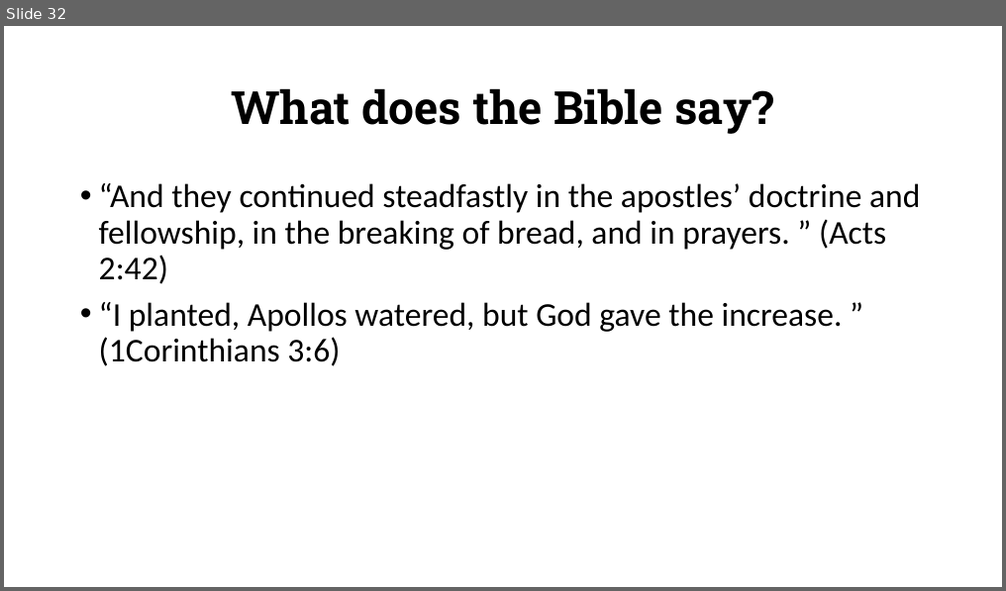
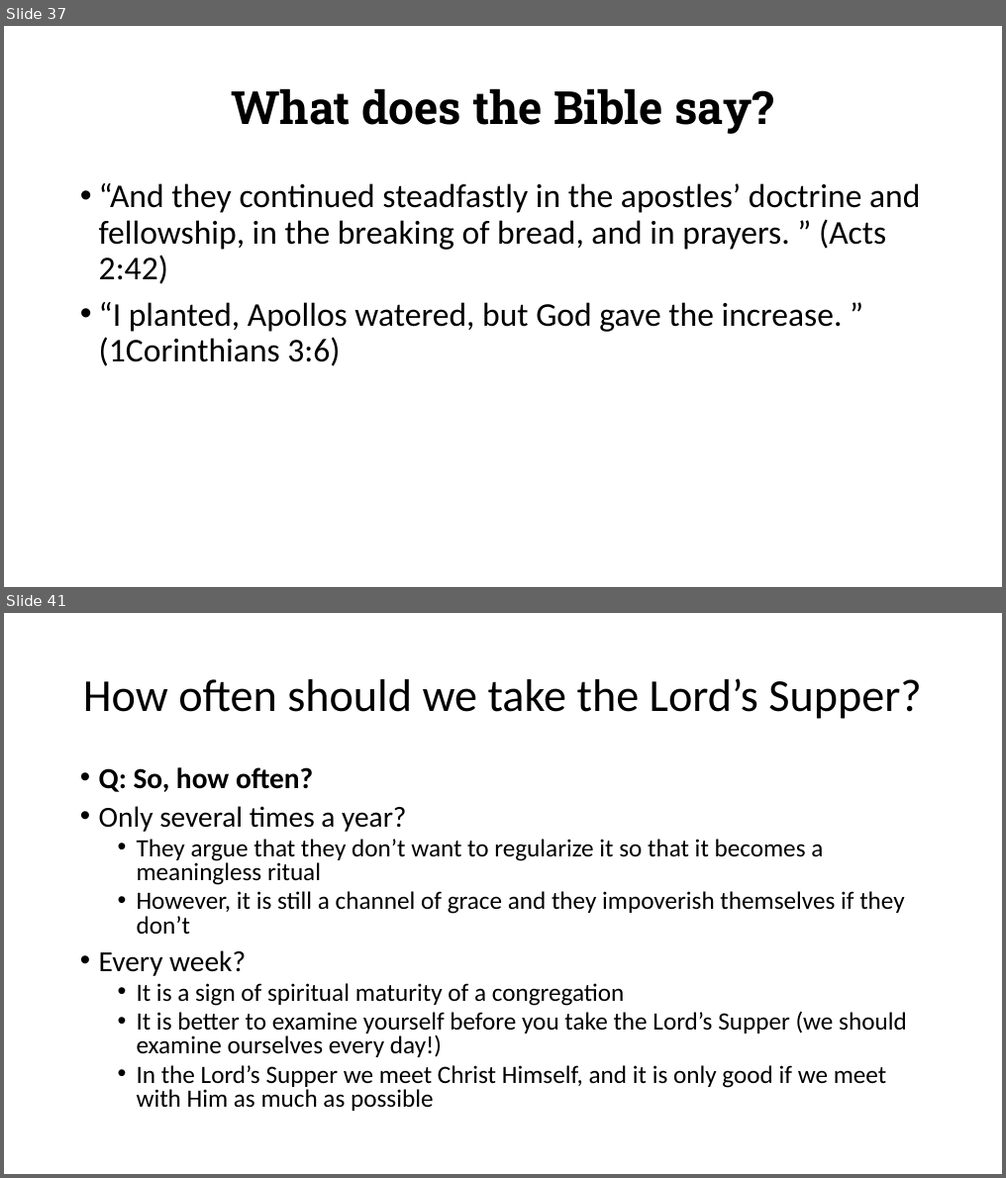
Before and after one commit to csmatyi/calvary_sunday_school, a slide deck: WSC85-88_211205.pptx. Shown one above the other, each under a label of ours: slide 32 before the commit, slides 37 and 41 after it; the slides between them are not shown. The pictures are 1006x591 and 1006x1178 pixels, drawn with LibreOffice and Linux fonts; fonts in the diff are those of the drawing. Boxes give left, top, right and bottom in pixels: in the first picture for what was removed or moved away, otherwise in the second. Text is boxed around its words. In the diff, an @@ line names an element or a change of style, - is before the commit and + after.

```diff
--- a/WSC85-88_211205.pptx
+++ b/WSC85-88_211205.pptx
@@ slide 41 added at <box>4,613,1002,1174</box>, background #FFFFFF @@
@@ title added at <box>83,678,921,719</box>, 44 pt, text #000000 @@
+How often should we take the Lord’s Supper?
@@ text added at <box>99,767,907,1111</box>, 24 pt, text #000000 @@
+• Q: So, how often?
+• Only several times a year?
+  • They argue that they don’t want to regularize it so that it becomes a meaningless ritual
+  • However, it is still a channel of grace and they impoverish themselves if they don’t
+• Every week?
+  • It is a sign of spiritual maturity of a congregation
+  • It is better to examine yourself before you take the Lord’s Supper (we should examine ourselves every day!)
+  • In the Lord’s Supper we meet Christ Himself, and it is only good if we meet with Him as much as possible
@@ what was slide 32 is now slide 37 @@
```
Also in this commit, not shown: 3 slides changed, 8 other slides added.
